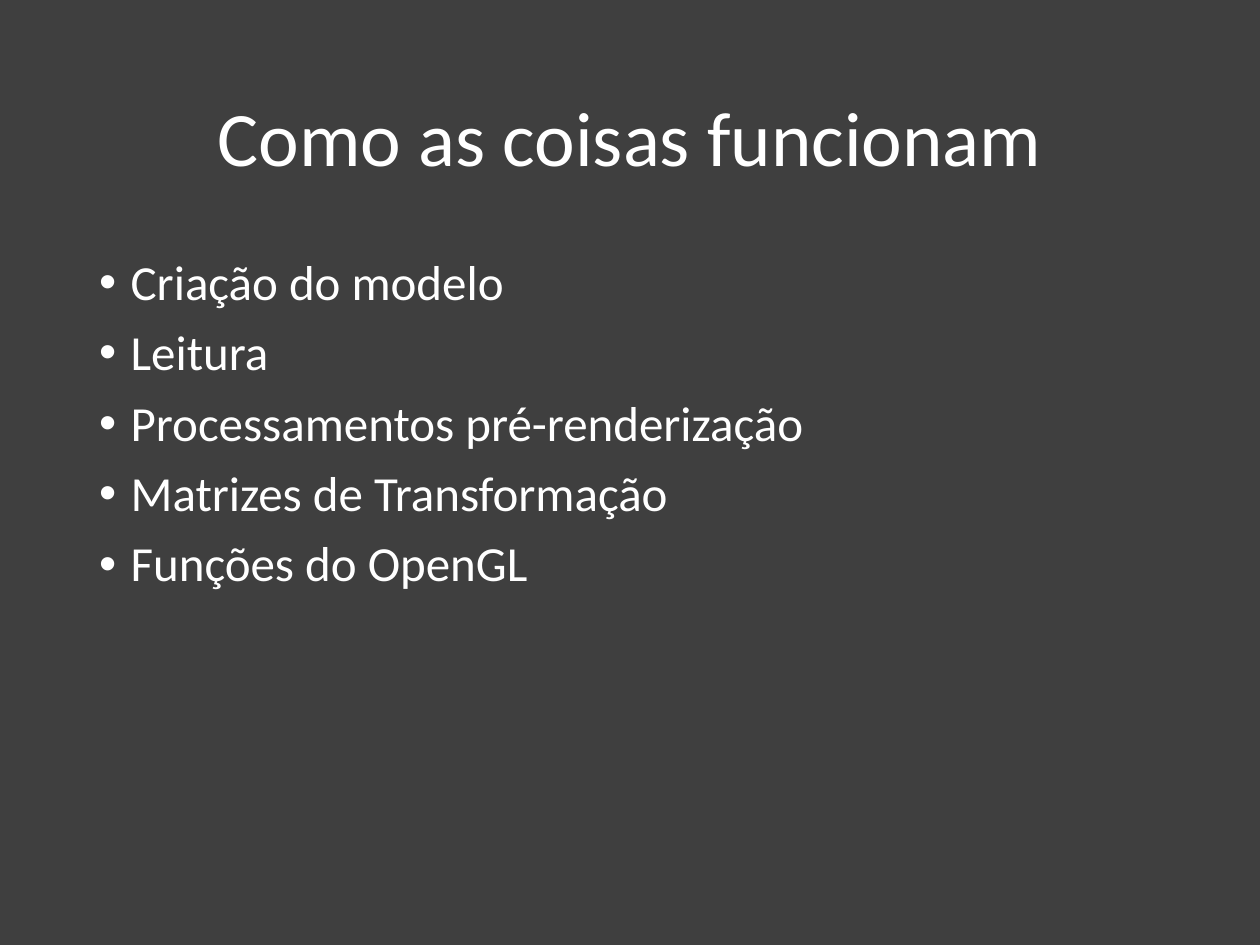
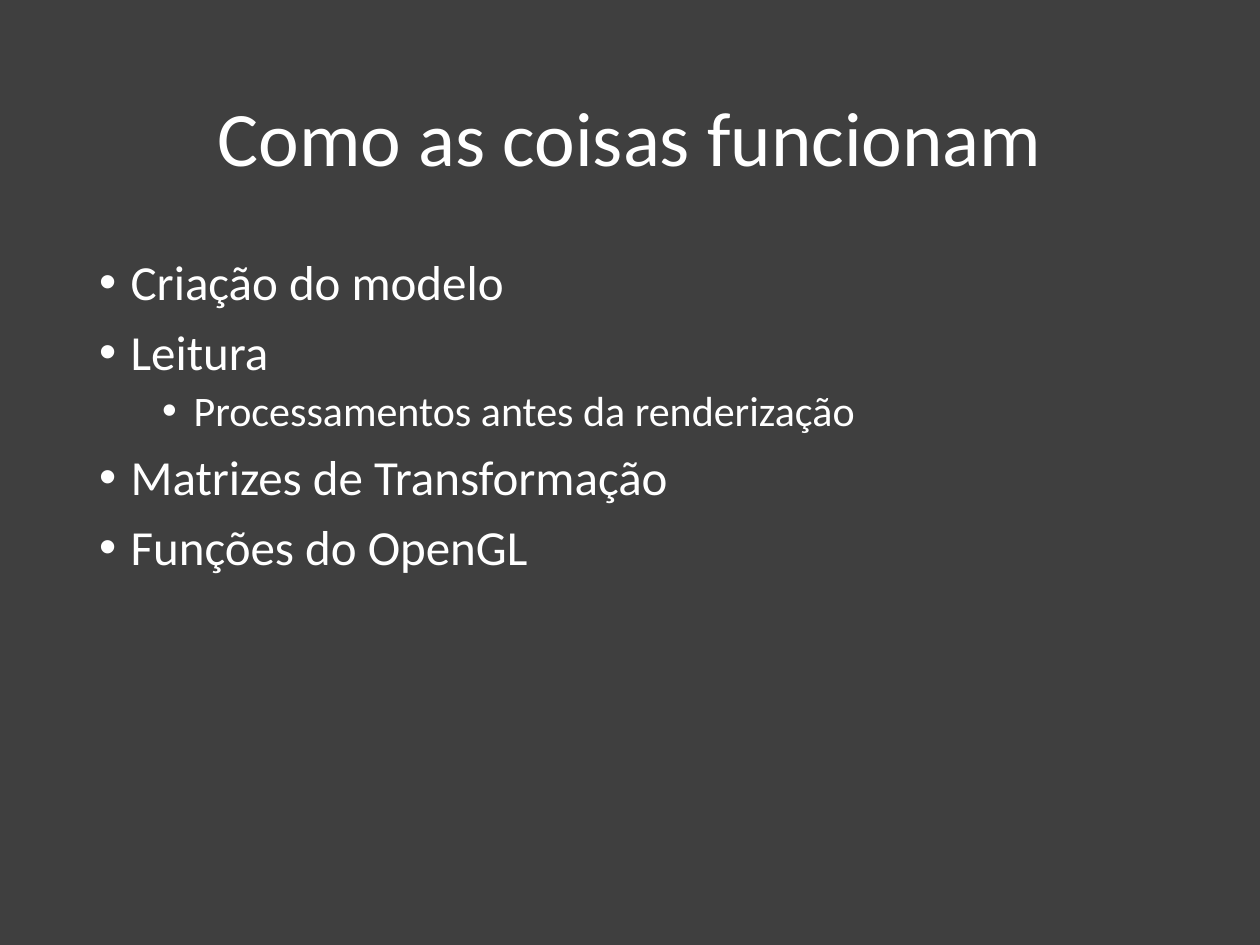
Before and after one commit to danisson/final-cg1, a slide deck: slide 2 of apresentação/Trabalho de CG1.pptx. Drawn at 1260x945 pixels with LibreOffice and Linux fonts; fonts in the diff are those of the drawing. Boxes give left, top, right and bottom in pixels: in the first picture for what was removed or moved away, otherwise in the second. Text is boxed around its words. In the diff, an @@ line names an element or a change of style, - is before the commit and + after.

```diff
--- a/apresentação/Trabalho de CG1.pptx
+++ b/apresentação/Trabalho de CG1.pptx
@@ text at (194,397,855,433): text changed; size 28 to 24 pt @@
-• Processamentos pré-renderização
+  • Processamentos antes da renderização
```
Also in this commit, not shown: 2 other slides changed, 4 slides added, 1 other file.
